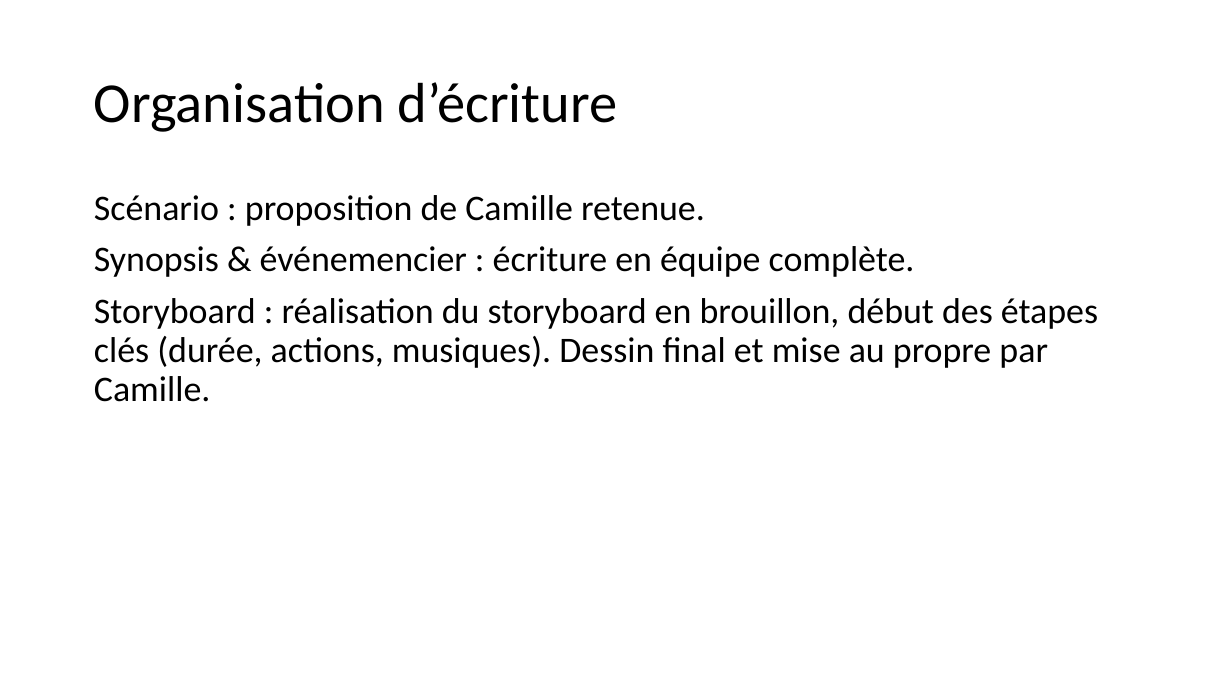
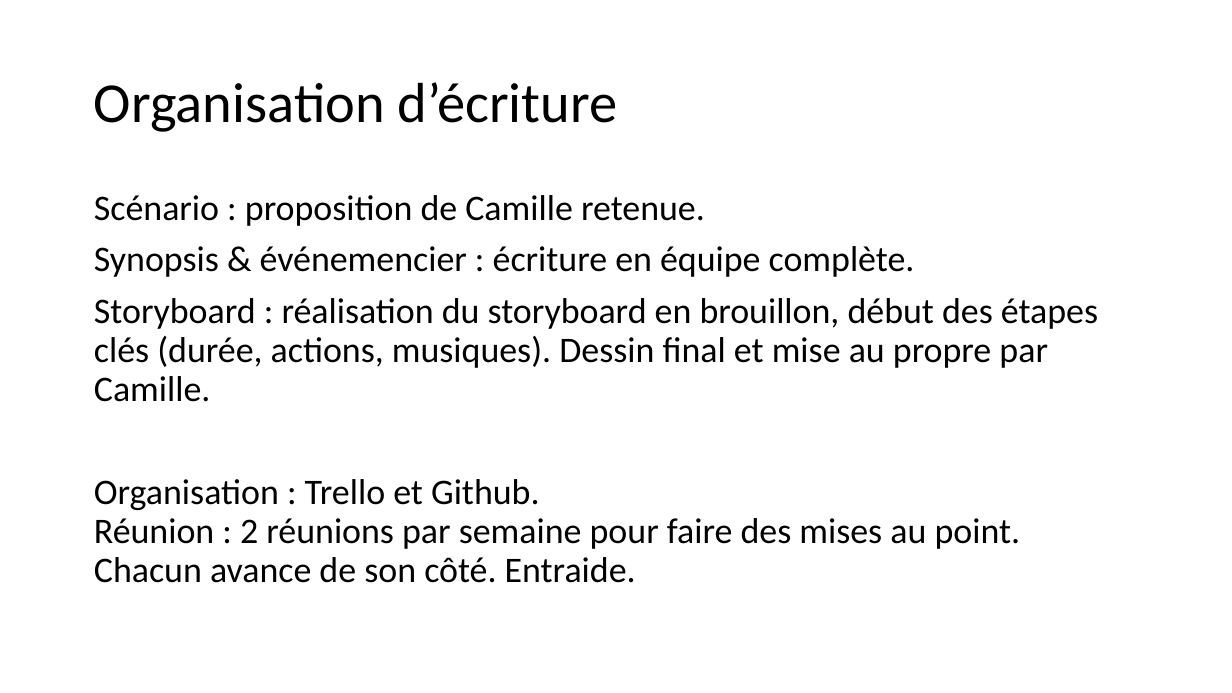
Before and after one commit to FC-Dijkstra/Minifilm_ImgWeb, a slide deck: slide 7 of Projet L3 Informatique_powerpointPrésentation (paslefinaljustecontenu).pptx (slide 8 before the commit). Drawn at 1232x693 pixels with LibreOffice and Linux fonts; fonts in the diff are those of the drawing. Boxes give left, top, right and bottom in pixels: in the first picture for what was removed or moved away, otherwise in the second. Text is boxed around its words. In the diff, an @@ line names an element or a change of style, - is before the commit and + after.

Commit message:
PP

```diff
--- a/Projet L3 Informatique_powerpointPrésentation (paslefinaljustecontenu).pptx
+++ b/Projet L3 Informatique_powerpointPrésentation (paslefinaljustecontenu).pptx
@@ text at [94, 479, 1021, 583]: paragraph added @@
+Organisation : Trello et Github.
+Réunion : 2 réunions par semaine pour faire des mises au point.
+Chacun avance de son côté. Entraide.
```
Also in this commit, not shown: 4 other slides changed, 10 slides added, 3 slides removed.
